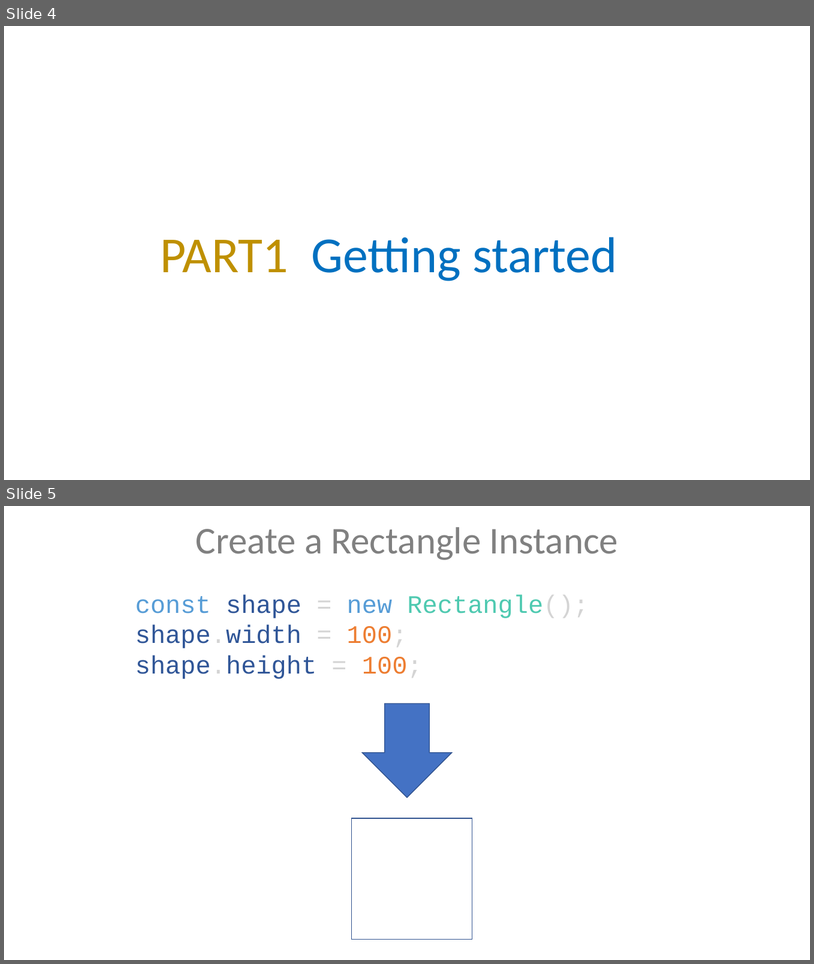
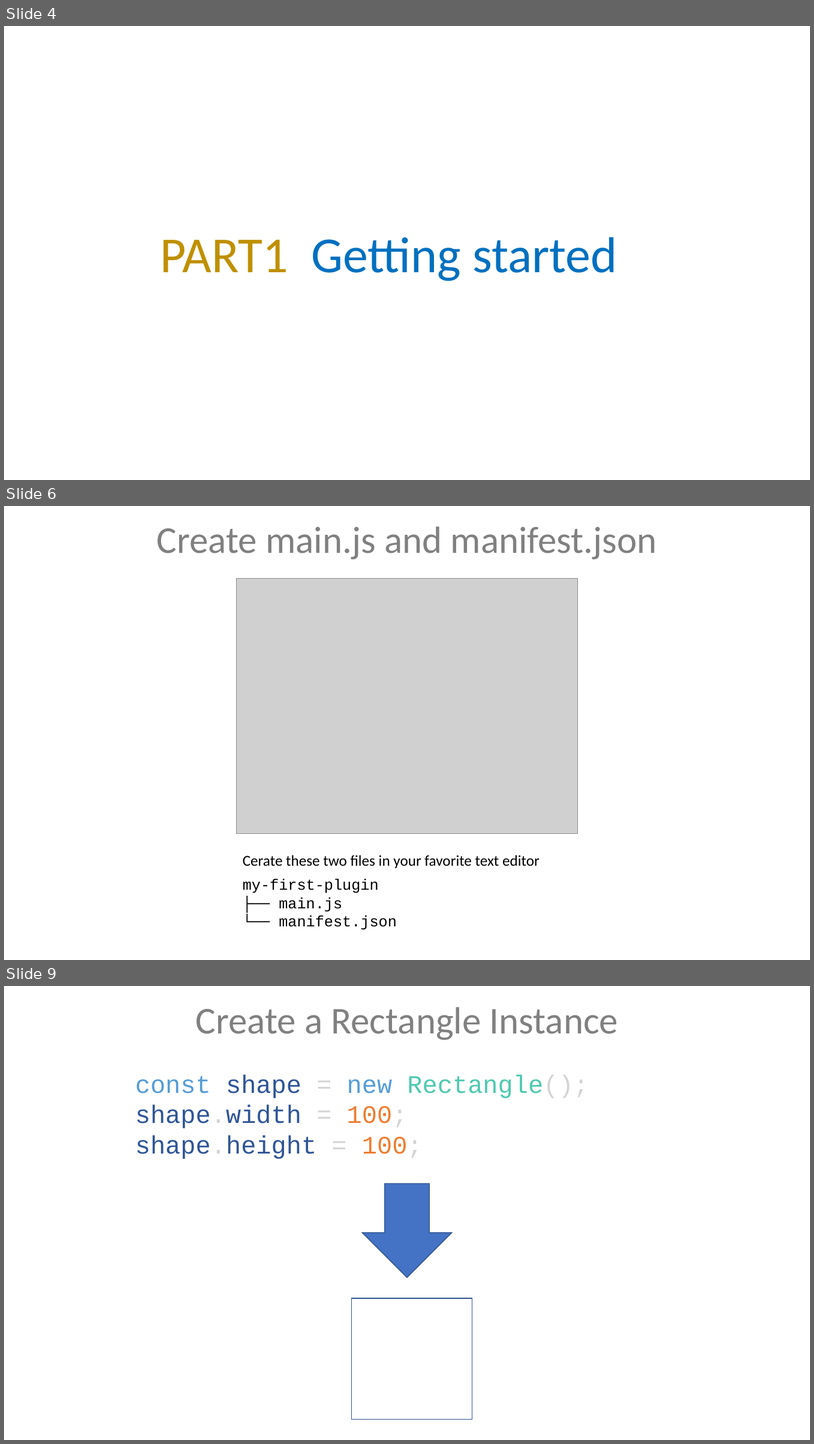
Before and after one commit to dkstevekwak/xd-plugin-labs, a slide deck: max-labs.pptx. Shown one above the other, each under a label of ours: slides 4 and 5 before the commit, slides 4, 6 and 9 after it; the slides between them are not shown. The pictures are 814x964 and 814x1444 pixels, drawn with LibreOffice and Linux fonts; fonts in the diff are those of the drawing; grey boxes stand for pictures. Boxes give left, top, right and bottom in pixels: in the first picture for what was removed or moved away, otherwise in the second. Text is boxed around its words. In the diff, an @@ line names an element or a change of style, - is before the commit and + after.

```diff
--- a/max-labs.pptx
+++ b/max-labs.pptx
@@ slide 6 added at bbox=[4, 506, 810, 960], background #FFFFFF @@
@@ text added at bbox=[157, 526, 657, 559], 45 pt, text #808080 @@
+Create main.js and manifest.json
@@ picture added at bbox=[237, 579, 578, 833] @@
@@ text added at bbox=[243, 855, 540, 868], 18 pt, text #000000 @@
+Cerate these two files in your favorite text editor
@@ text added at bbox=[243, 879, 397, 930], 18 pt, text #000000 @@
+my-first-plugin
+├── main.js
+└── manifest.json
@@ what was slide 5 is now slide 9 @@
```
Also in this commit, not shown: 3 other slides added.
